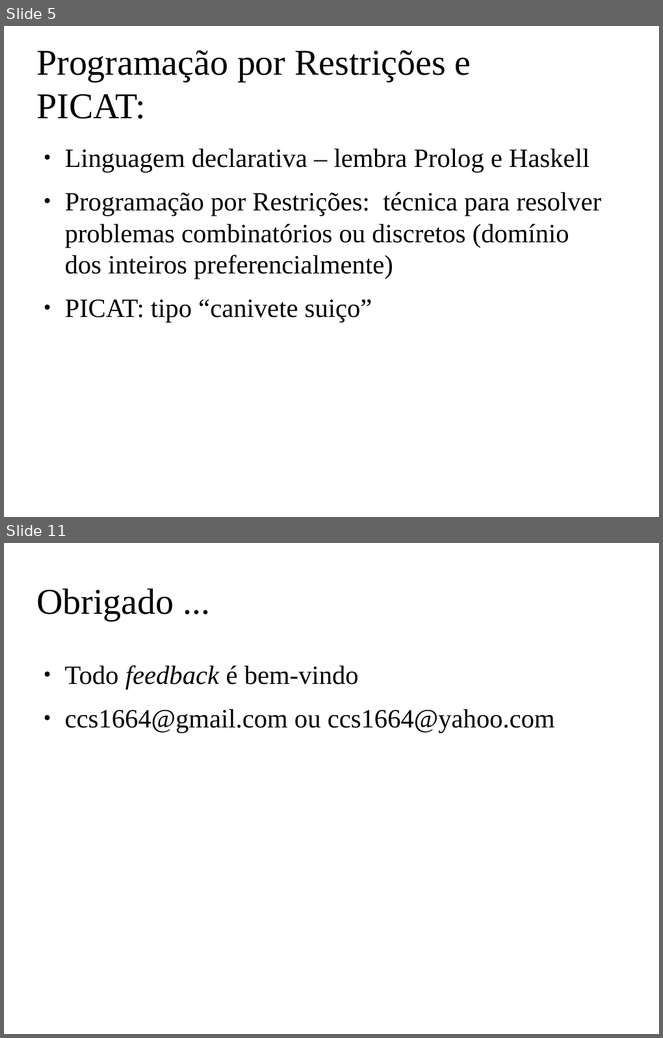
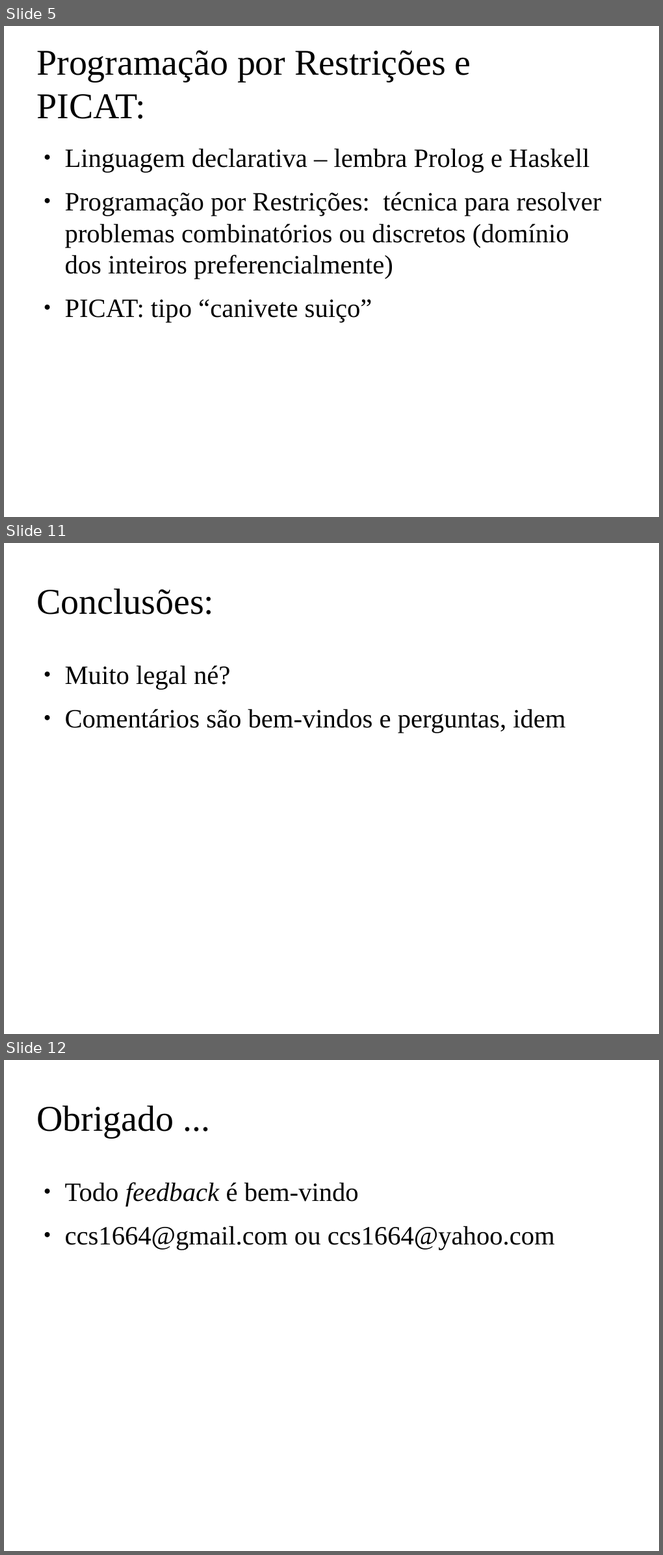
Before and after one commit to claudiosa/CCS, a slide deck: picat/YOUTUBE_Racha_Cuca/slides_racha_cuca.odp. Shown one above the other, each under a label of ours: slides 5 and 11 before the commit, slides 5, 11 and 12 after it; the slides between them are not shown. The pictures are 663x1038 and 663x1555 pixels, drawn with LibreOffice and Linux fonts; fonts in the diff are those of the drawing; background and template pictures are left out. Boxes give left, top, right and bottom in pixels: in the first picture for what was removed or moved away, otherwise in the second. Text is boxed around its words. In the diff, an @@ line names an element or a change of style, - is before the commit and + after.

```diff
--- a/picat/YOUTUBE_Racha_Cuca/slides_racha_cuca.odp
+++ b/picat/YOUTUBE_Racha_Cuca/slides_racha_cuca.odp
@@ slide 11 added at [4,543,659,1034], background picture (left out) @@
@@ title added at [36,589,214,615], 44 pt, text #000000 @@
+Conclusões:
@@ text added at [65,665,566,733], 32 pt, text #000000 @@
+● Muito legal né?
+● Comentários são bem-vindos e perguntas, idem
@@ what was slide 11 is now slide 12 @@
```
Also in this commit, not shown: 5 slides changed, 2 other slides added, 2 slides removed, 6 other files.
